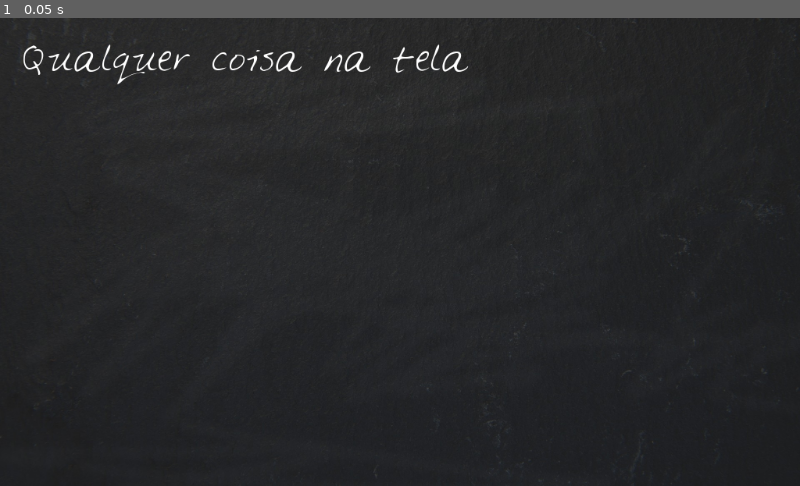
Above: before the commit, frame 1.
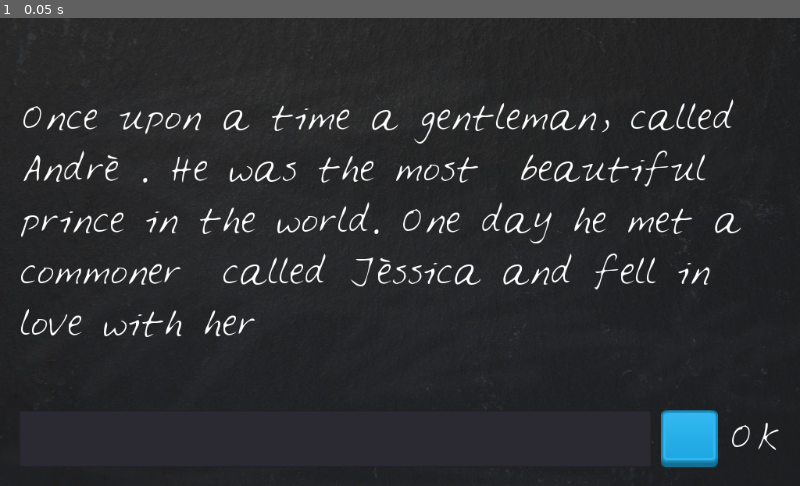
Above: after the commit, the same moment.

Repository: TheJessicaBohn/discovering-godot-course
Game: Godot game, scene res://LooneyLips.tscn
Two runs of this game, one before a commit and one after it. Both use one fixed random seed, a clock stepped at 60 frames per second and the inputs below.
Inputs:
- Up to frame 1 (0.05 s): no input

The runs differ from the first frame. In frame 1, 6.0% of the frame differs, in the area x 2-98%, y 5-97%.

Commit message:
Updated Looney_Lips

Diff:
--- a/Looney_Lips/LooneyLips.gd
+++ b/Looney_Lips/LooneyLips.gd
@@ -8,5 +8,14 @@
 	#print(story % prompts)
 	#person = " Someone Else "
 	#print("Once upon a time a gentle, called" + person + "the most beautiful prince in the world")
+	#$DisplayText.text = "Qualquer coisa na tela"
+	$VBoxContainer/DisplayText.text = story % prompts
 
-	$DisplayText.text = "Qualquer coisa na tela"
+
+func _on_PlayerText_text_entered(new_text):
+	update_DisplayText(new_text)
+
+
+func update_DisplayText(words):
+	$VBoxContainer/DisplayText.text = words
+	$VBoxContainer/HBoxContainer/PlayerText.clear()
--- a/Looney_Lips/LooneyLips.tscn
+++ b/Looney_Lips/LooneyLips.tscn
@@ -1,10 +1,20 @@
-[gd_scene load_steps=5 format=2]
+[gd_scene load_steps=9 format=2]
 
 [ext_resource path="res://LooneyLips.gd" type="Script" id=1]
 [ext_resource path="res://gfx/blackboard.jpg" type="Texture" id=2]
 [ext_resource path="res://gfx/Feltpen.ttf" type="DynamicFontData" id=3]
+[ext_resource path="res://gfx/blue_button11.png" type="Texture" id=4]
+[ext_resource path="res://gfx/blue_button12.png" type="Texture" id=5]
 
 [sub_resource type="DynamicFont" id=1]
+size = 40
+font_data = ExtResource( 3 )
+
+[sub_resource type="DynamicFont" id=2]
+size = 40
+font_data = ExtResource( 3 )
+
+[sub_resource type="DynamicFont" id=3]
 size = 40
 font_data = ExtResource( 3 )
 
@@ -25,16 +35,65 @@
 "_edit_use_anchors_": false
 }
 
-[node name="DisplayText" type="Label" parent="."]
+[node name="VBoxContainer" type="VBoxContainer" parent="."]
 anchor_right = 1.0
 anchor_bottom = 1.0
 margin_left = 24.0
 margin_top = 24.0
 margin_right = -24.0
 margin_bottom = -24.0
+alignment = 2
+__meta__ = {
+"_edit_use_anchors_": false
+}
+
+[node name="DisplayText" type="Label" parent="VBoxContainer"]
+margin_top = 74.0
+margin_right = 976.0
+margin_bottom = 474.0
+rect_min_size = Vector2( 0, 400 )
 custom_fonts/font = SubResource( 1 )
 text = "Placeholder Text "
 autowrap = true
 __meta__ = {
 "_edit_use_anchors_": false
 }
+
+[node name="HBoxContainer" type="HBoxContainer" parent="VBoxContainer"]
+margin_top = 479.0
+margin_right = 976.0
+margin_bottom = 552.0
+custom_constants/separation = 12
+
+[node name="PlayerText" type="LineEdit" parent="VBoxContainer/HBoxContainer"]
+margin_right = 810.0
+margin_bottom = 73.0
+size_flags_horizontal = 3
+custom_fonts/font = SubResource( 2 )
+__meta__ = {
+"_edit_use_anchors_": false
+}
+
+[node name="TextureButton" type="TextureButton" parent="VBoxContainer/HBoxContainer"]
+margin_left = 822.0
+margin_right = 895.0
+margin_bottom = 73.0
+rect_min_size = Vector2( 73, 73 )
+texture_normal = ExtResource( 4 )
+texture_pressed = ExtResource( 5 )
+expand = true
+__meta__ = {
+"_edit_use_anchors_": false
+}
+
+[node name="Label" type="Label" parent="VBoxContainer/HBoxContainer"]
+margin_left = 907.0
+margin_top = 5.0
+margin_right = 976.0
+margin_bottom = 68.0
+custom_fonts/font = SubResource( 3 )
+text = "OK"
+__meta__ = {
+"_edit_use_anchors_": false
+}
+[connection signal="text_entered" from="VBoxContainer/HBoxContainer/PlayerText" to="." method="_on_PlayerText_text_entered"]
